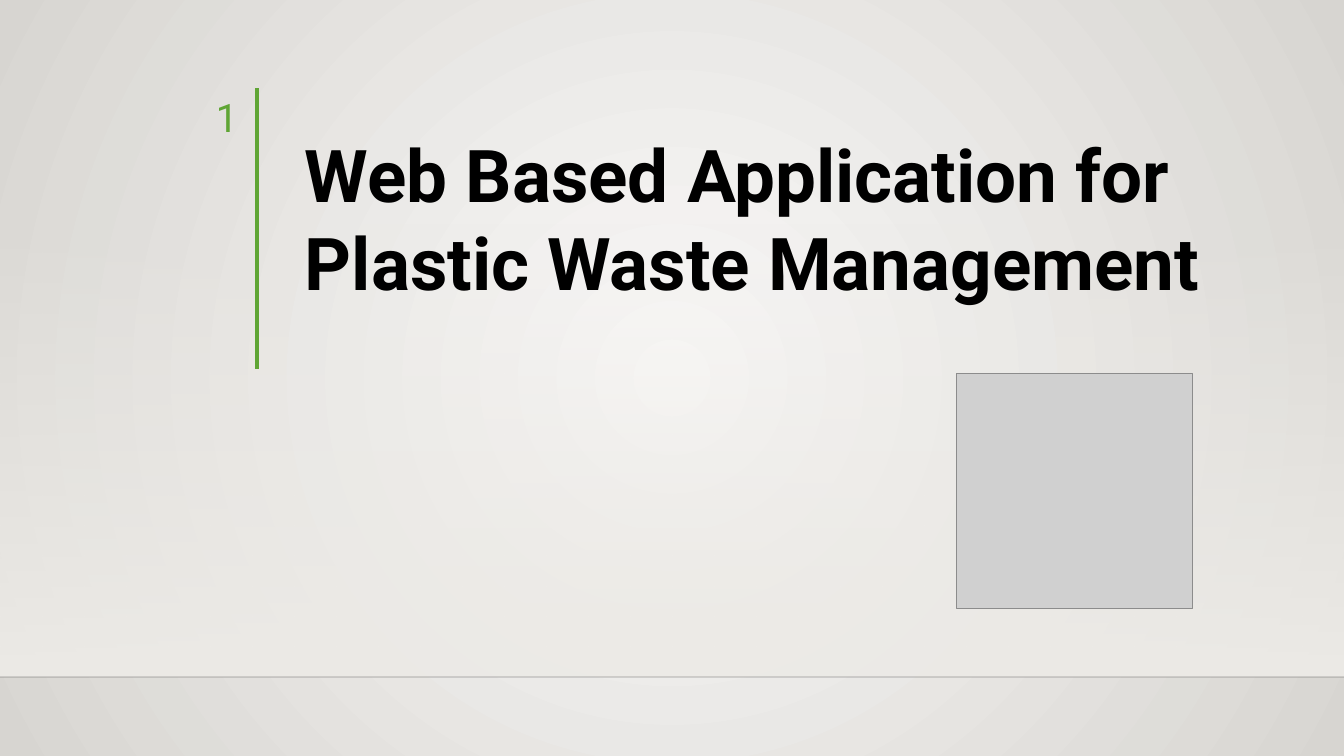
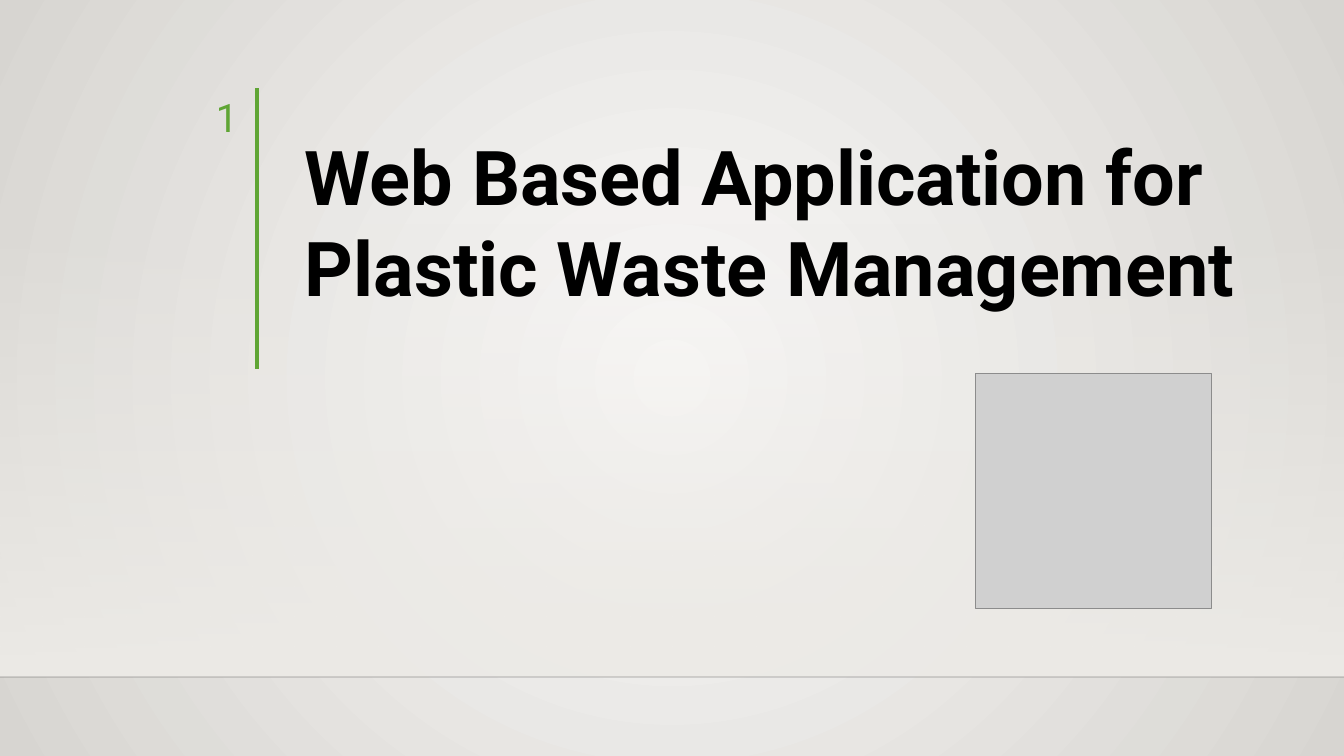
Before and after one commit to hisni/CO227-Project, a slide deck: slide 1 of Presantation/Presentation - Final.pptx. Drawn at 1344x756 pixels with LibreOffice and Linux fonts; fonts in the diff are those of the drawing; grey boxes stand for pictures; background and template pictures are left out. Boxes give left, top, right and bottom in pixels: in the first picture for what was removed or moved away, otherwise in the second. Text is boxed around its words. In the diff, an @@ line names an element or a change of style, - is before the commit and + after.

```diff
--- a/Presantation/Presentation - Final.pptx
+++ b/Presantation/Presentation - Final.pptx
@@ text "Web Based Application for Plastic ..." at <box>305,147,1234,312</box>: size 52 to 54 pt @@
@@ picture: place and size @@
-picture at <box>957,373,1193,608</box>
+picture at <box>976,373,1212,608</box>
```
Also in this commit, not shown: 7 other slides changed.
